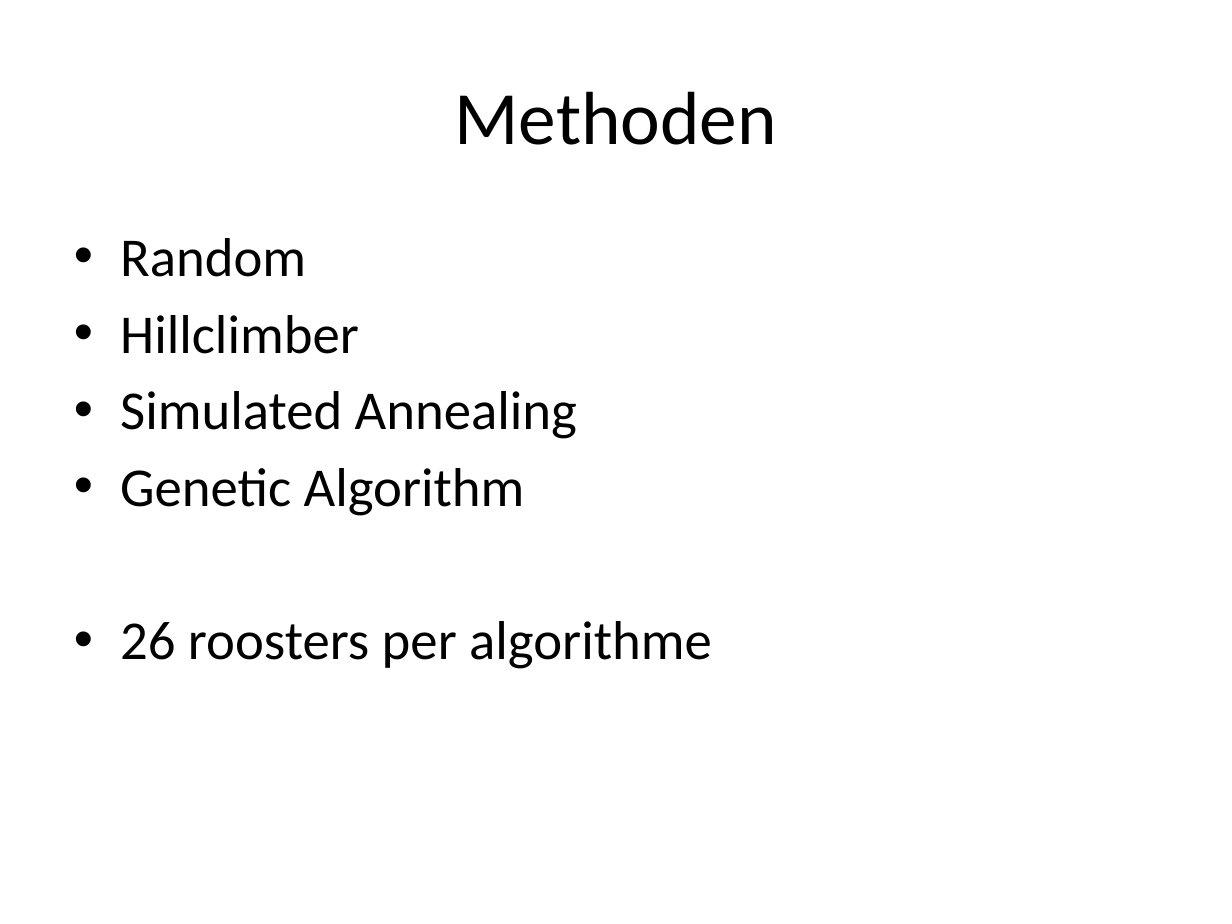
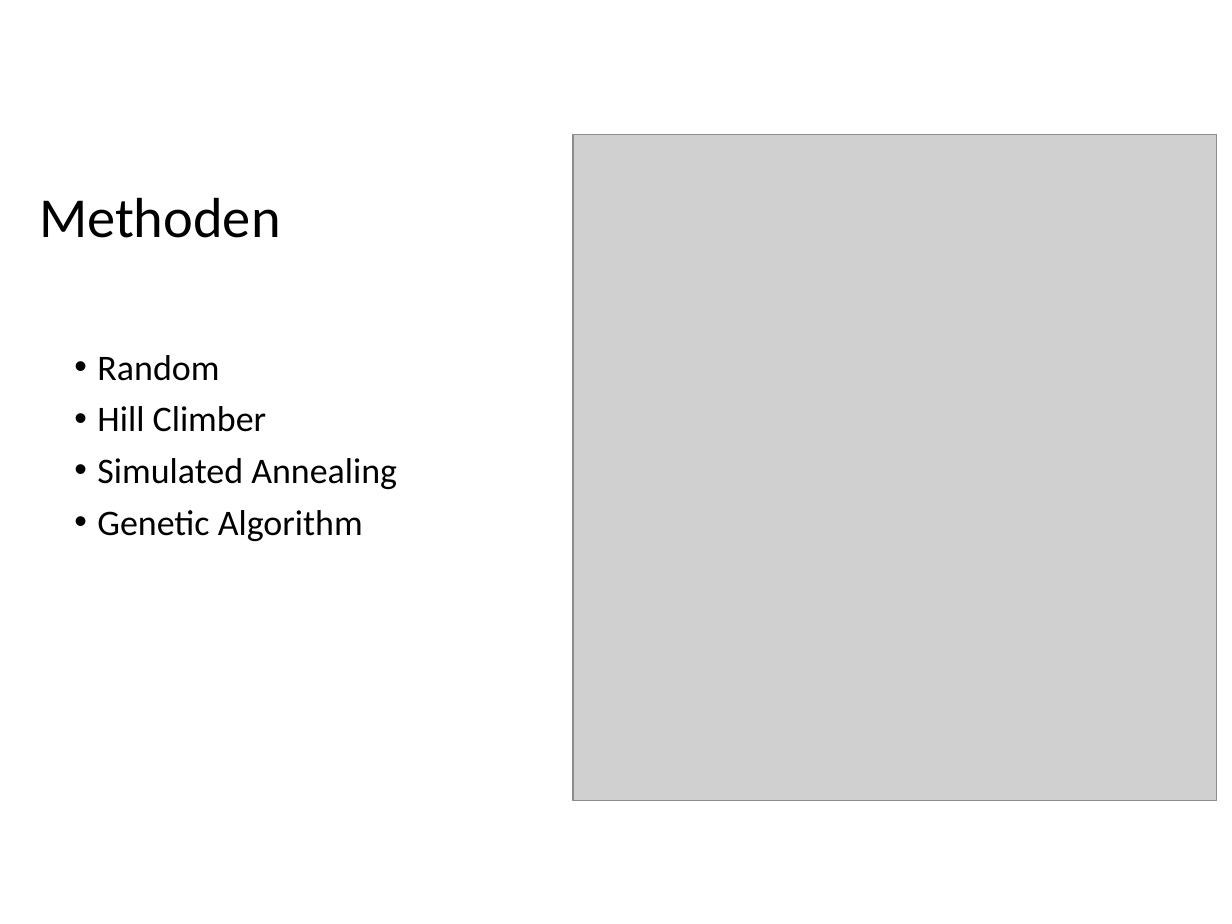
Before and after one commit to popoiopo/Heuristieken, a slide deck: slide 9 of Bram_versie2.pptx (slide 8 before the commit). Drawn at 1232x924 pixels with LibreOffice and Linux fonts; fonts in the diff are those of the drawing; grey boxes stand for pictures. Boxes give left, top, right and bottom in pixels: in the first picture for what was removed or moved away, otherwise in the second. Text is boxed around its words. In the diff, an @@ line names an element or a change of style, - is before the commit and + after.

```diff
--- a/Bram_versie2.pptx
+++ b/Bram_versie2.pptx
@@ picture added at (573,134,1216,800) @@
@@ title "Methoden": place and size @@
-title "Methoden" at (455,91,777,145)
+title "Methoden" at (39,197,281,238)
@@ title "Methoden" at (39,197,281,238): size 44 to 33 pt; alignment centre to left; line spacing 1 to 0.9 @@
@@ text "Random": place and size @@
-text "Random" at (120,238,712,669)
+text "Random" at (97,355,397,541)
@@ text at (97,355,397,541): size 32 to 21 pt in "Random", "Simulated Annealing", "Genetic Algorithm"; indent changed; line spacing 1 to 0.9; more space between paragraphs @@
@@ text at (97,406,267,432): text changed; size 32 to 21 pt @@
-• Hillclimber
+• Hill Climber
@@ text at (120,621,712,669): paragraph removed @@
-• 26 roosters per algorithme
```
Also in this commit, not shown: 1 other slide changed, 2 slides added.
